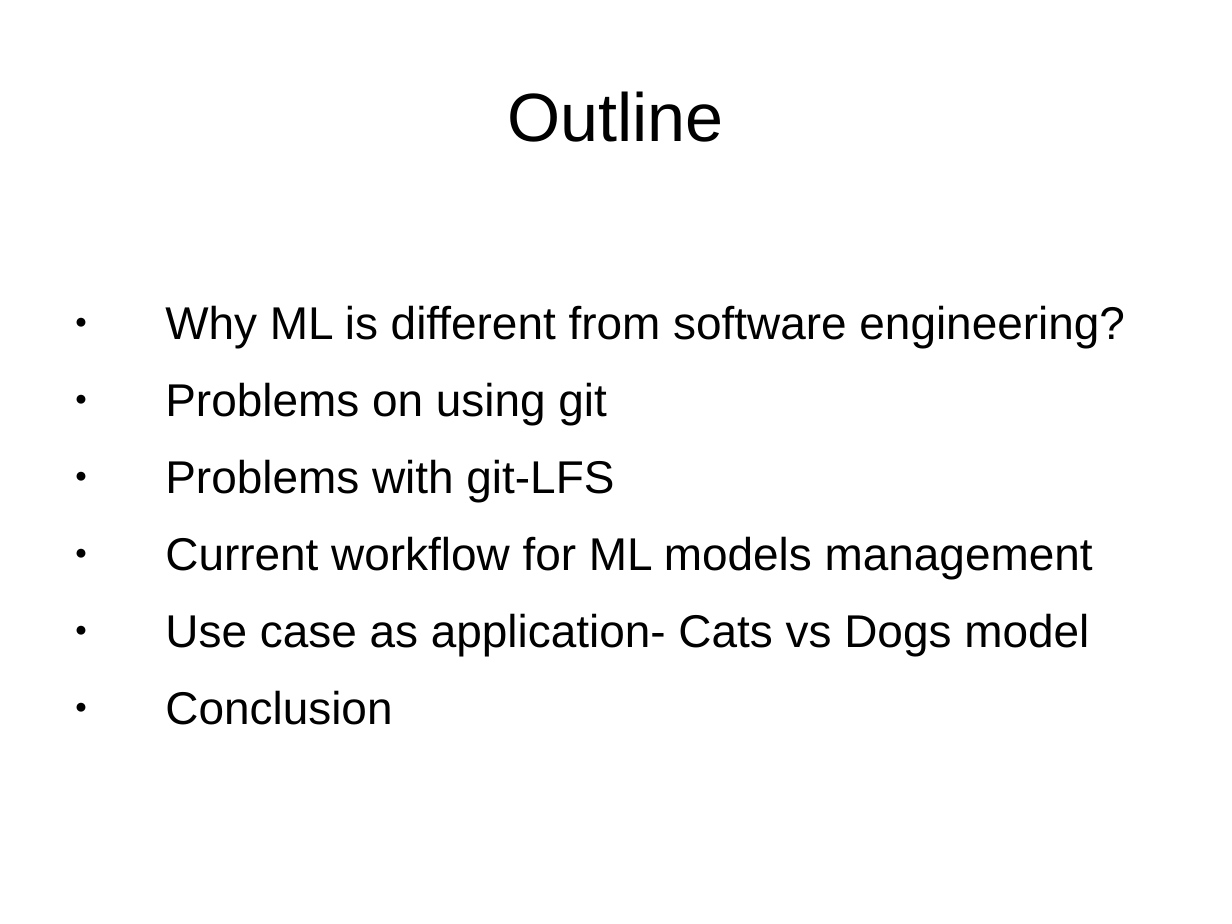
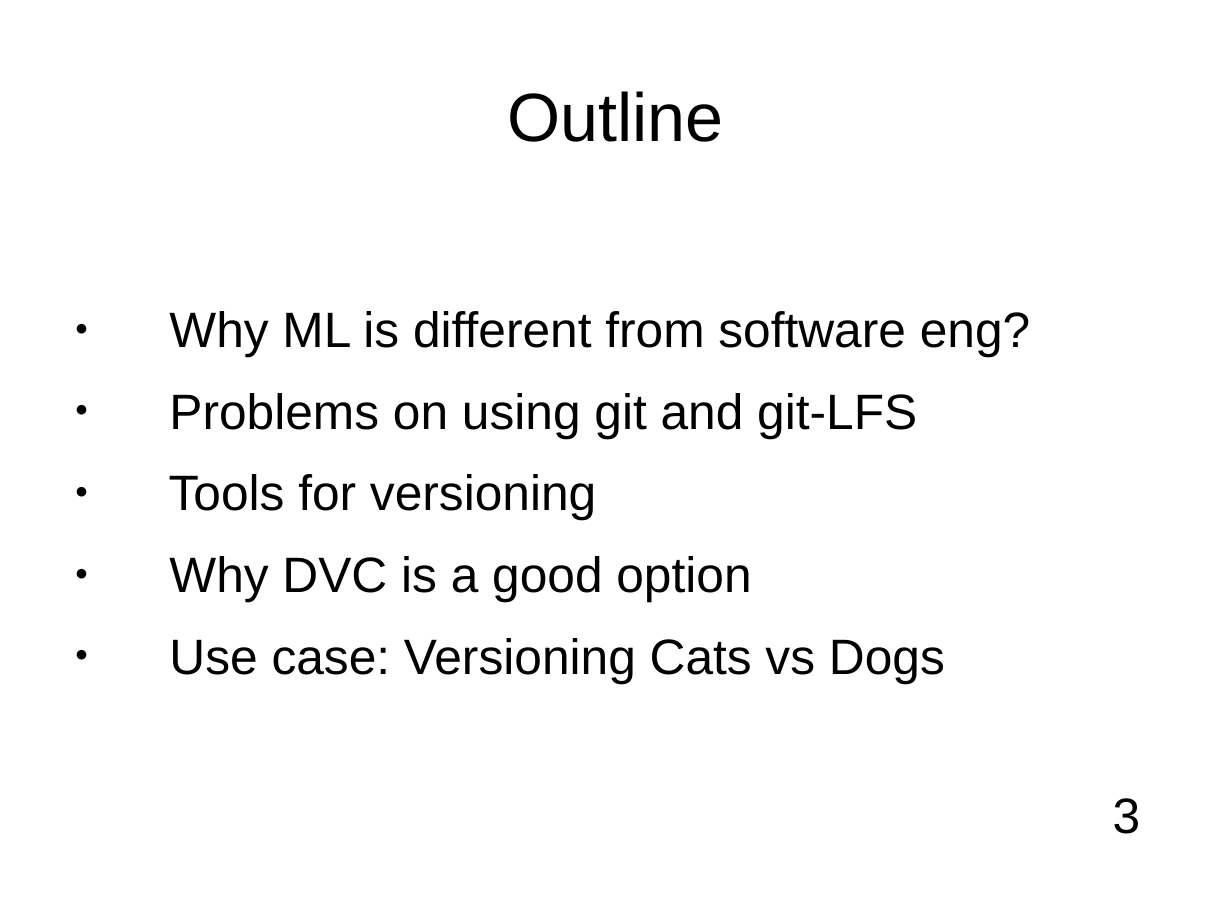
Before and after one commit to kurianbenoy/Talks, a slide deck: slide 3 of Pycon India/Talks.odp. Drawn at 1232x924 pixels with LibreOffice and Linux fonts; fonts in the diff are those of the drawing; background and template pictures are left out. Boxes give left, top, right and bottom in pixels: in the first picture for what was removed or moved away, otherwise in the second. Text is boxed around its words. In the diff, an @@ line names an element or a change of style, - is before the commit and + after.

```diff
--- a/Pycon India/Talks.odp
+++ b/Pycon India/Talks.odp
@@ text at box(169, 311, 1030, 683): text changed; size 29.6 to 32 pt @@
-● Why ML is different from software engineering?
-● Problems on using git
-● Problems with git-LFS
-● Current workflow for ML models management
-● Use case as application- Cats vs Dogs model
-● Conclusion
+● Why ML is different from software eng?
+● Problems on using git and git-LFS
+● Tools for versioning
+● Why DVC is a good option
+● Use case: Versioning Cats vs Dogs
@@ text added at box(1113, 798, 1141, 834), 32 pt, text #000000 @@
+3
```
Also in this commit, not shown: 34 other slides changed, 1 slide added, 1 slide removed, 7 other files.
